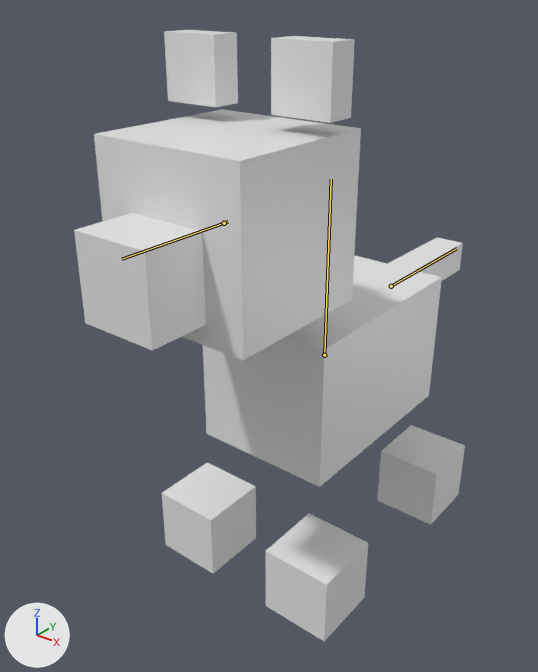
An edit to the FBX model Dog/Assets/Models/Dog/Dog.fbx, drawn before and after from the same camera.
Both versions are drawn from a 50 mm lens placed at (0.812, -1.209, 1.199), pointed at (-0.08, -0.095, 0.508). The lights are fixed; the arrows at lower left show +X, +Y and +Z. The bones that change are drawn over the model as lines.
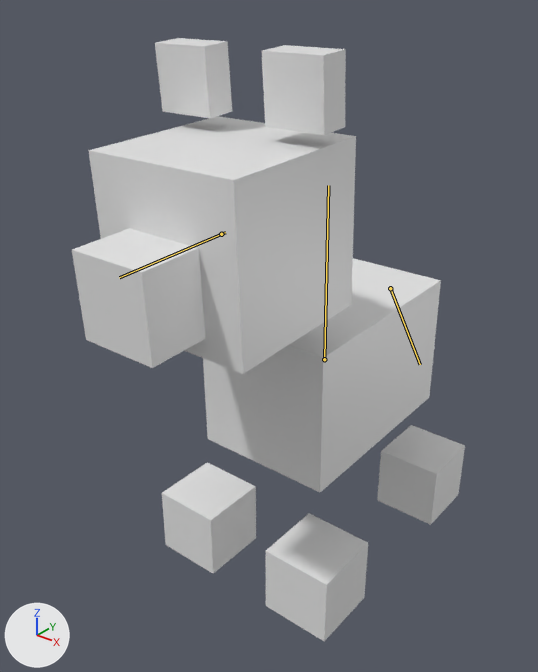
The newer file adds an action. The first version stands in its rest pose; the second is drawn at frame 48 of the action 'Armature|Idle'.

Where the change shows, as pixel boxes (x1, y1, x2, y2) in the pictures (538 x 672 px):
'Cube', posed: before (74, 109, 361, 360); after (72, 116, 356, 374)
'Cube.001', posed: before (203, 255, 442, 487); after (203, 258, 441, 492)
'Cube.008', posed: before (271, 36, 355, 123); after (262, 45, 346, 135)
'Cube.003', posed: before (164, 30, 238, 107); after (155, 38, 232, 118)
'Cube.006', posed (not visible afterwards): before (388, 237, 463, 281)
bone 'Torso', root to tip: before (324, 355) to (331, 179); after (324, 359) to (328, 185)
bone 'HeadRoot', root to tip: before (224, 223) to (228, 221); after (221, 234) to (225, 232)
bone 'HeadRotate', root to tip: before (224, 223) to (121, 259); after (221, 234) to (119, 277)
bone 'Tail', root to tip: before (391, 286) to (456, 248); after (390, 288) to (420, 364)

The edits, one by one:
Bone 'Torso' (bone_torso) moves from (0.0, 0.0, 0.0) to (0.0, -0.011, 0.0).
Bone 'Torso' (bone_torso) turns from (0, 0, 0) to (1, 0, 0) degrees about its own x, y and z.
Bone 'HeadRoot' (bone_headroot) turns from (0, 0, 0) to (-1, 0, 0) degrees about its own x, y and z.
Bone 'HeadRotate' (bone_headrotate) turns from (0, 0, 0) to (-2, 0, 0) degrees about its own x, y and z.
Bone 'Tail' (bone_tail) turns from (0, 0, 0) to (-57, 0, 0) degrees about its own x, y and z.
